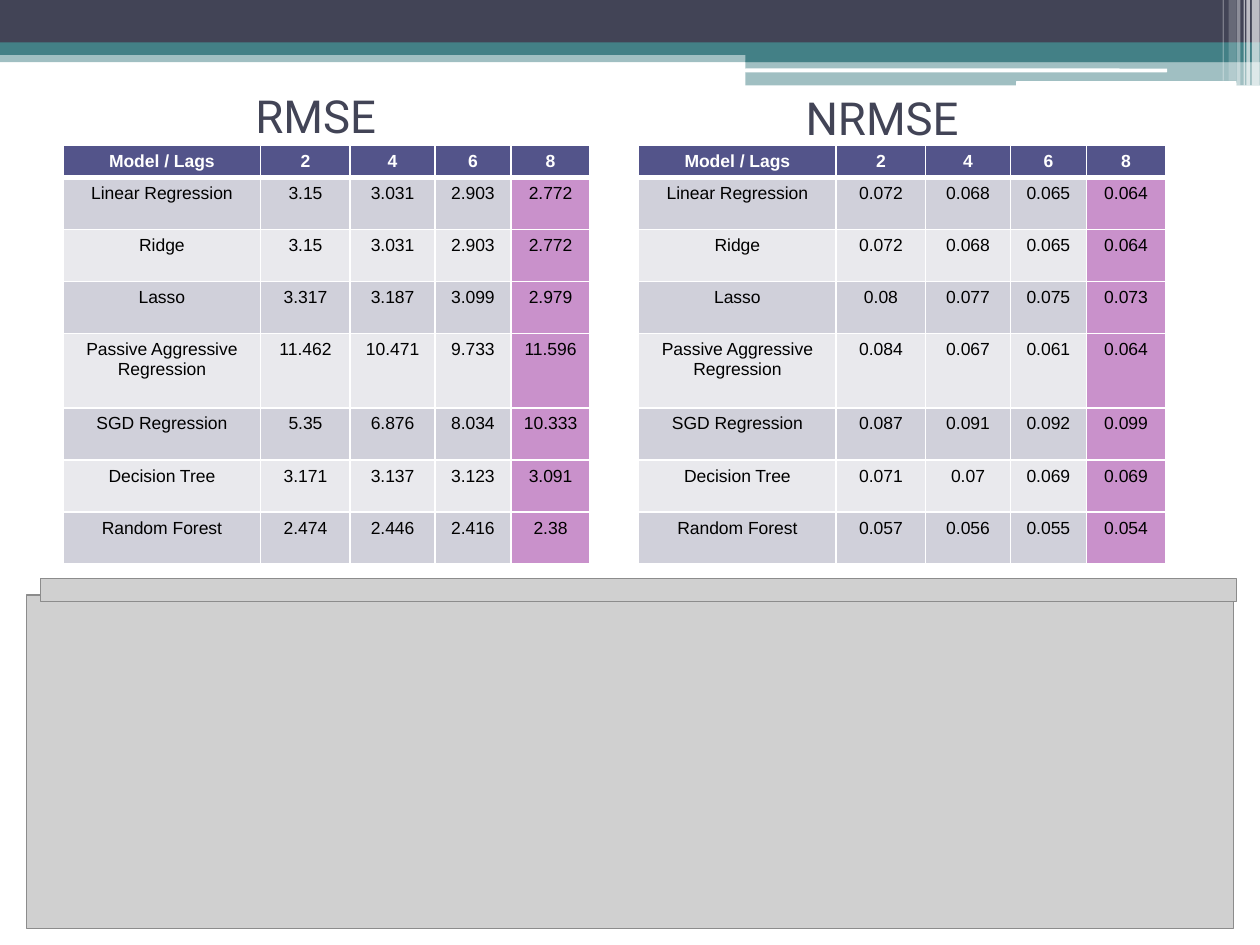
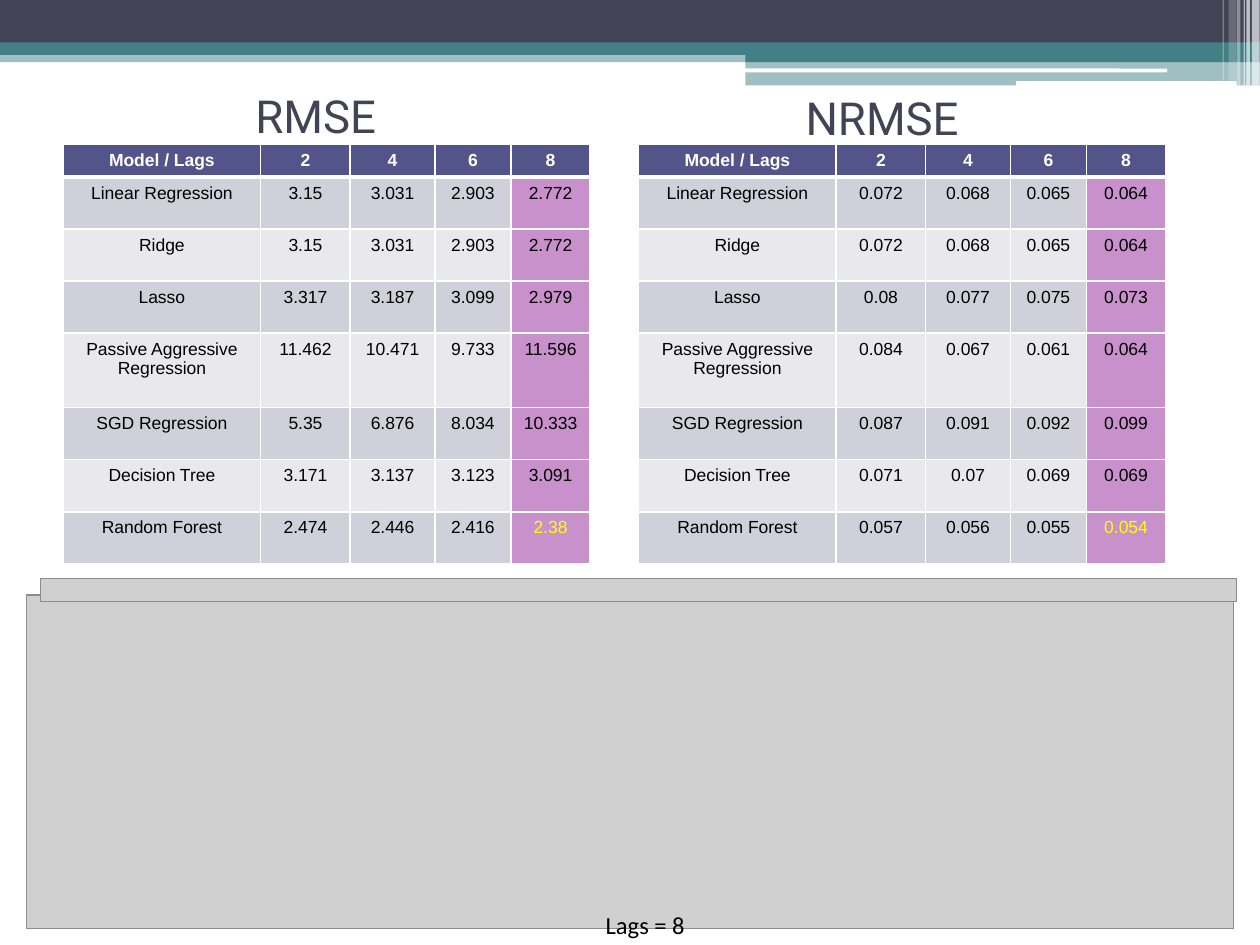
Before and after one commit to TarasKutsyk/ML-for-Automation-Project, a slide deck: slide 12 of Presentation ASHRAE.pptx. Drawn at 1260x945 pixels with LibreOffice and Linux fonts; fonts in the diff are those of the drawing; grey boxes stand for pictures. Boxes give left, top, right and bottom in pixels: in the first picture for what was removed or moved away, otherwise in the second. Text is boxed around its words. In the diff, an @@ line names an element or a change of style, - is before the commit and + after.

```diff
--- a/Presentation ASHRAE.pptx
+++ b/Presentation ASHRAE.pptx
@@ table at (63, 145, 590, 566) @@
@@ text colour #000000 to #FFFF00 in "2.38" @@
@@ table at (639, 145, 1166, 566) @@
@@ text colour #000000 to #FFFF00 in "0.054" @@
@@ text added at (606, 917, 684, 940), 14 pt, text #000000 @@
+Lags = 8
```
Also in this commit, not shown: 11 other slides changed, 4 slides added, 2 slides removed, 2 other files.
